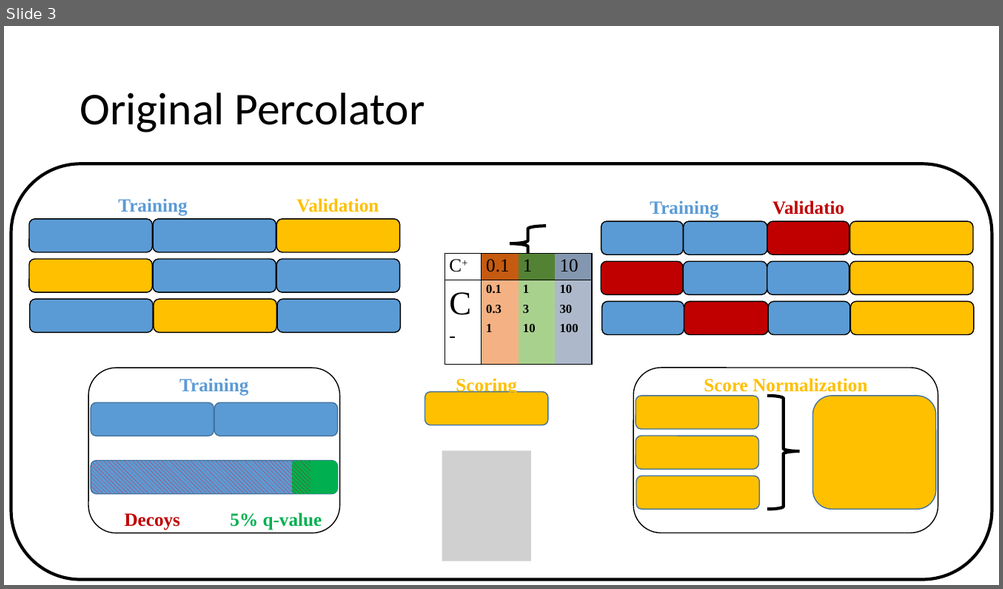
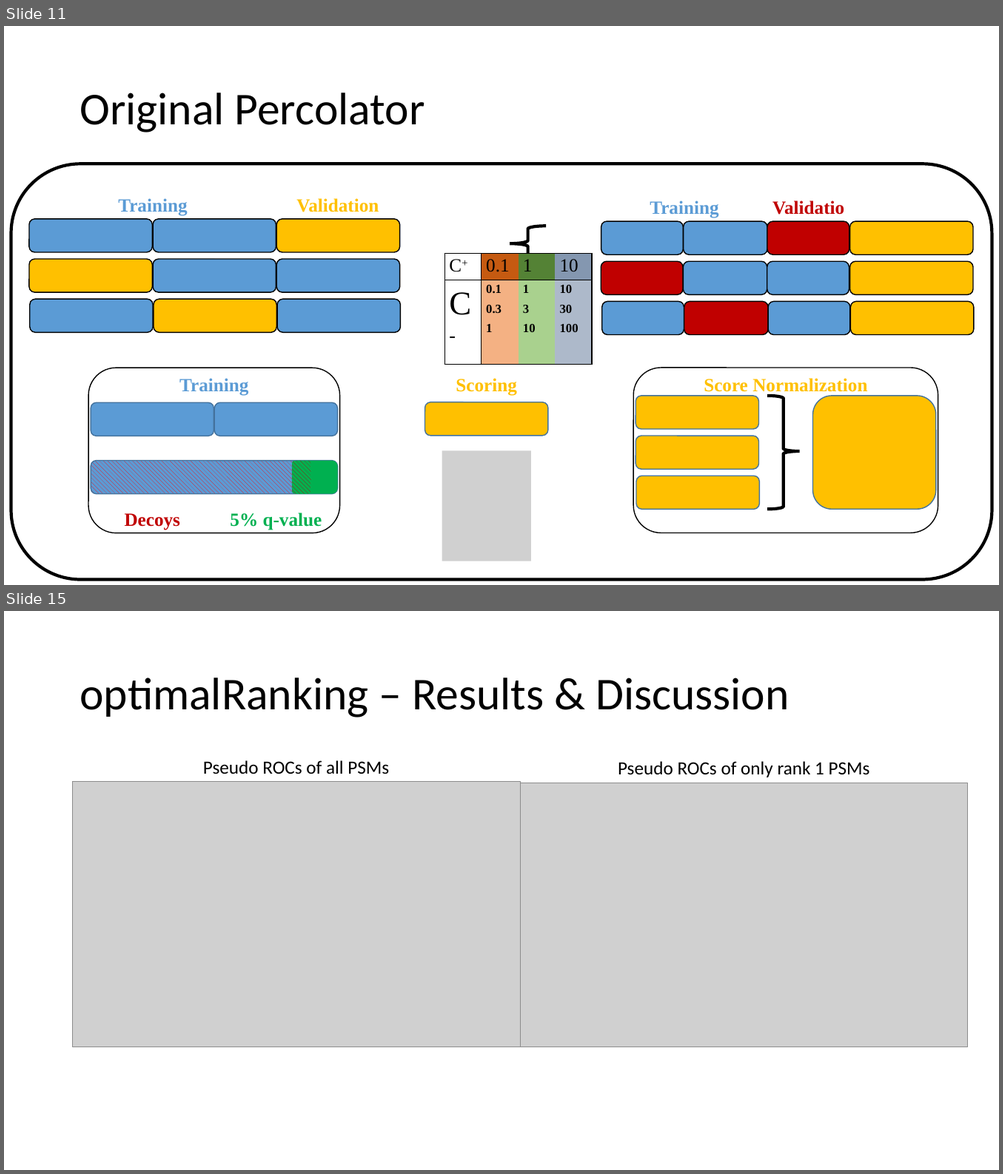
Before and after one commit to emilpaulitz/Bachelor-Thesis, a slide deck: doc/presentation.pptx. Shown one above the other, each under a label of ours: slide 3 before the commit, slides 11 and 15 after it; the slides between them are not shown. The pictures are 1003x589 and 1003x1174 pixels, drawn with LibreOffice and Linux fonts; fonts in the diff are those of the drawing; grey boxes stand for pictures. Boxes give left, top, right and bottom in pixels: in the first picture for what was removed or moved away, otherwise in the second. Text is boxed around its words. In the diff, an @@ line names an element or a change of style, - is before the commit and + after.

```diff
--- a/doc/presentation.pptx
+++ b/doc/presentation.pptx
@@ slide 15 added at [4,611,999,1170], background #FFFFFF @@
@@ title added at [79,678,788,718], 44 pt, text #000000 @@
+optimalRanking – Results & Discussion
@@ text added at [203,760,389,775], 18 pt, text #000000 @@
+Pseudo ROCs of all PSMs
@@ text added at [617,761,870,777], 18 pt, text #000000 @@
+Pseudo ROCs of only rank 1 PSMs
@@ picture added at [73,781,521,1047] @@
@@ picture added at [521,783,968,1048] @@
@@ what was slide 3 is now slide 11 @@
@@ slide 11 changed as well @@
@@ rounded rectangle: place and size @@
-rounded rectangle at [425,392,548,426]
+rounded rectangle at [425,403,548,437]
```
Also in this commit, not shown: 1 other slide changed, 29 other slides added, 7 other files.
